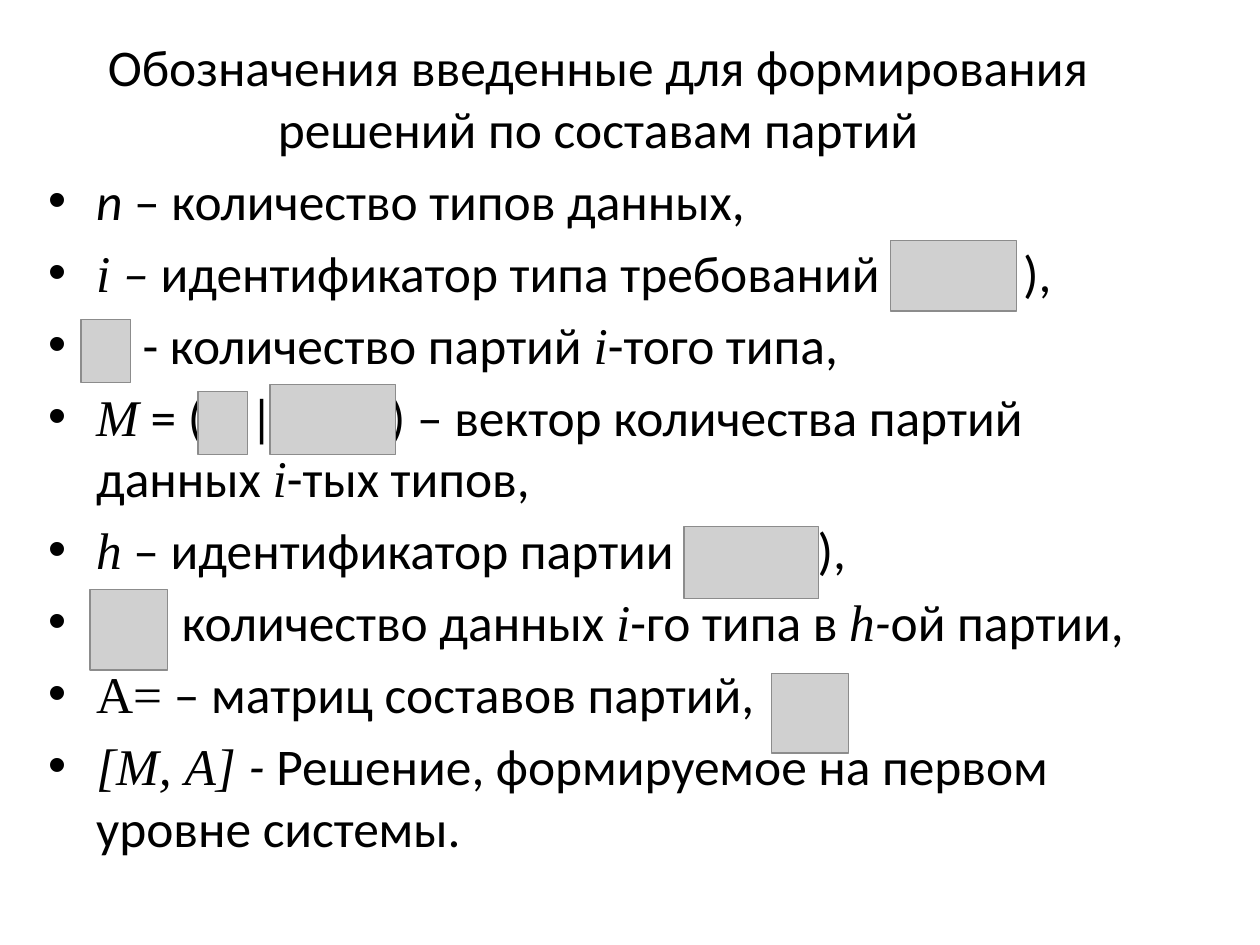
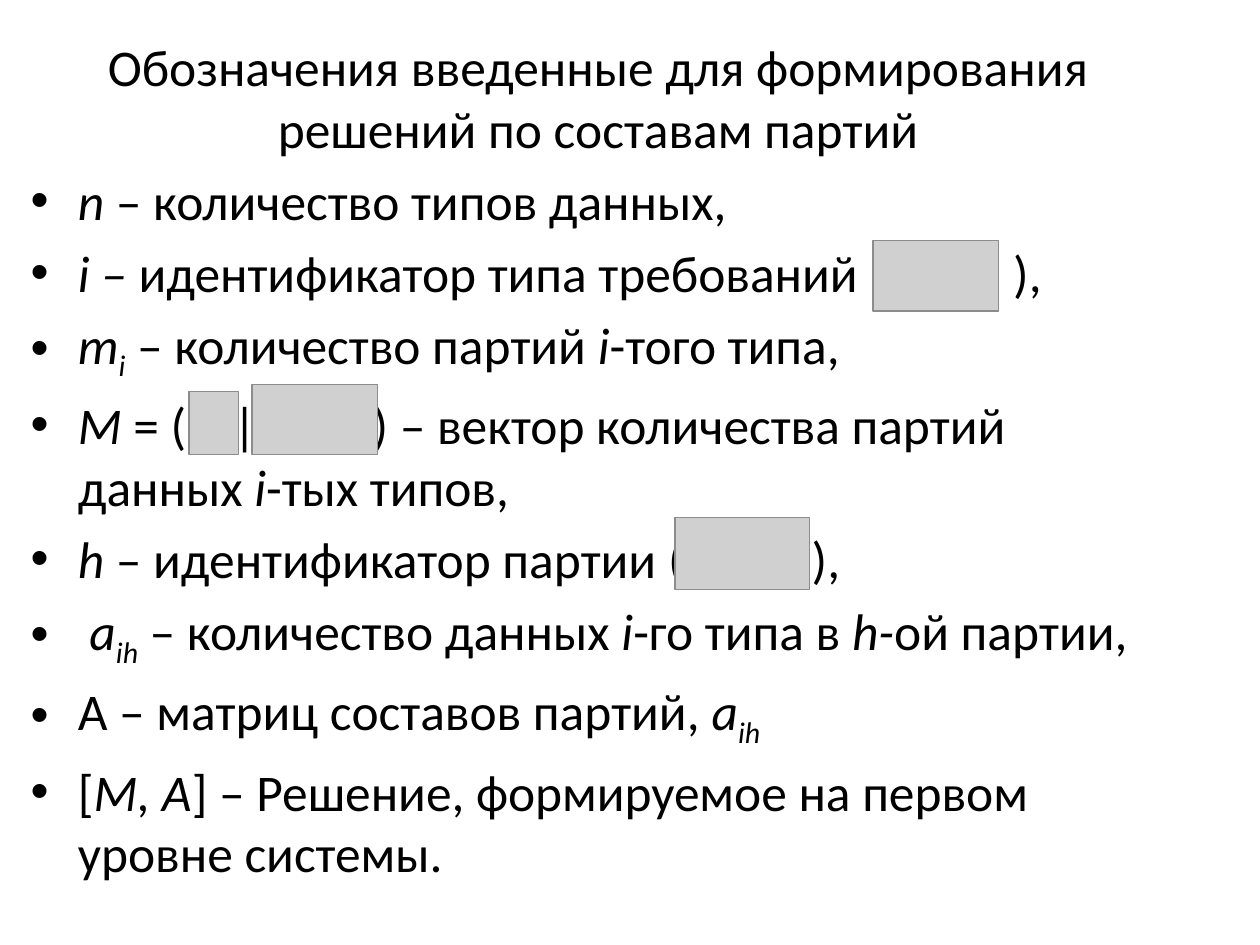
Before and after one commit to sasha2567/diplom, a slide deck: slide 7 of К защите/Саша/В диплом/На защиту/На защиту.pptx. Drawn at 1260x945 pixels with LibreOffice and Linux fonts; fonts in the diff are those of the drawing; grey boxes stand for pictures. Boxes give left, top, right and bottom in pixels: in the first picture for what was removed or moved away, otherwise in the second. Text is boxed around its words. In the diff, an @@ line names an element or a change of style, - is before the commit and + after.

```diff
--- a/К защите/Саша/В диплом/На защиту/На защиту.pptx
+++ b/К защите/Саша/В диплом/На защиту/На защиту.pptx
@@ text at (78, 195, 1006, 587): font Times New Roman to Calibri in "i", "M i-тых", "h"; indent changed @@
@@ picture: place and size @@
-picture at (892, 241, 1018, 311)
+picture at (874, 241, 999, 311)
@@ picture removed at (81, 319, 131, 382) @@
@@ text at (174, 328, 840, 373): text changed @@
-• - количество партий i-того типа,
+• mi – количество партий i-того типа,
@@ picture: place and size @@
-picture at (270, 385, 396, 455)
+picture at (252, 385, 377, 455)
@@ picture: place and size @@
-picture at (198, 391, 248, 454)
+picture at (189, 391, 239, 454)
@@ picture: place and size @@
-picture at (684, 527, 819, 599)
+picture at (676, 518, 811, 590)
@@ picture removed at (90, 590, 168, 670) @@
@@ text at (78, 614, 1128, 881): text changed @@
-• - количество данных i-го типа в h-ой партии,
-• A= – матриц составов партий,
-• [М, А] - Решение, формируемое на первом уровне системы.
+• aih – количество данных i-го типа в h-ой партии,
+• A – матриц составов партий, aih
+• [М, А] – Решение, формируемое на первом уровне системы.
@@ picture removed at (772, 673, 848, 753) @@
```
Also in this commit, not shown: 5 other slides changed, 2 other files.
